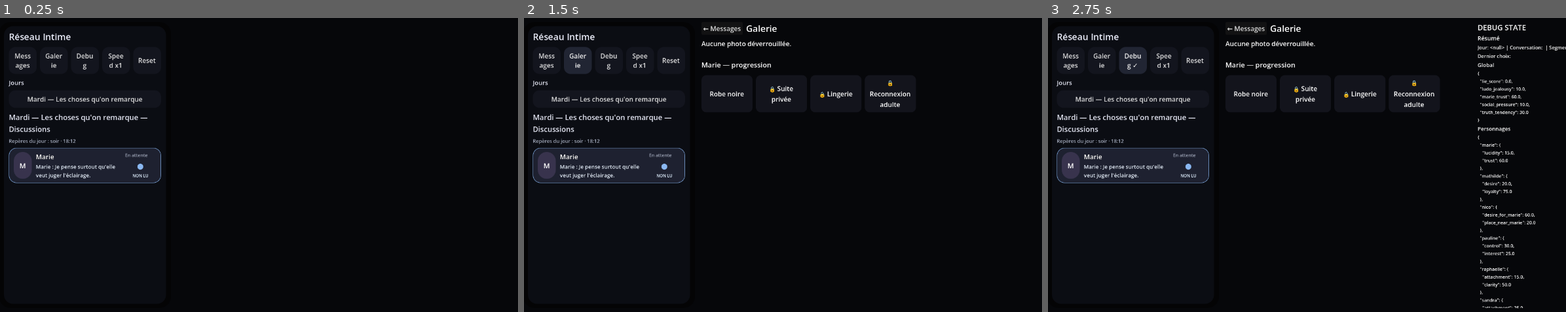
Above: before the commit, frames 1-3 (left to right).
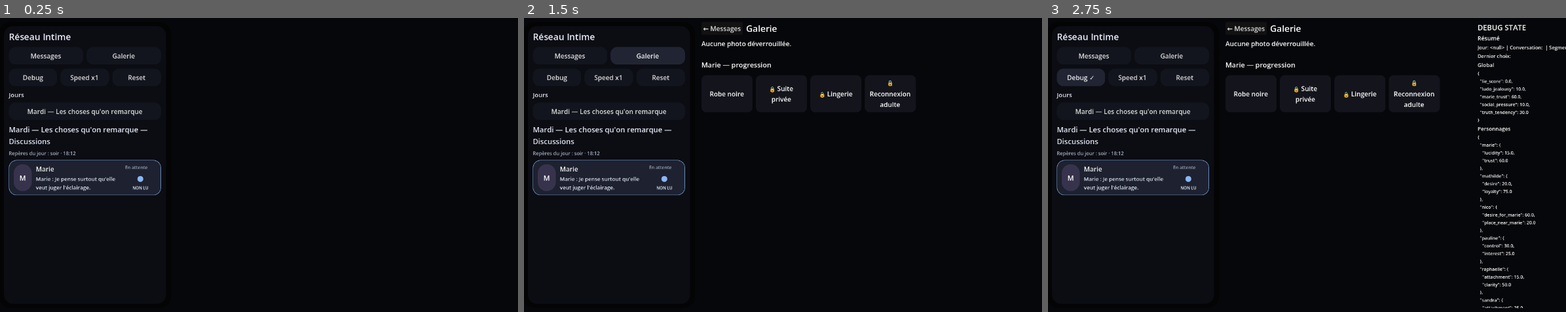
Above: after the commit, the same moments.

Repository: ludowww/reseau-intime
Game: Godot game, scene res://scenes/Main.tscn
The game is run twice, just before and just after one commit, with the same random seed, the same clock (stepped at 60 frames per second) and the same inputs.
Inputs:
- Up to frame 1 (0.25 s): no input
- Up to frame 2 (1.5 s): click "Messages" at 0.5 s; click "Galerie" at 1.25 s
- Up to frame 3 (2.75 s): click "Debug" at 2 s

The runs differ from the first frame. In frame 1, 4.5% of the frame differs, in the area x 1-32%, y 12-61%; in frame 2, 4.7%; in frame 3, 4.9%, in the area x 1-32%, y 10-61%.

Commit message:
fix(v0.95): polish gallery navigation and refresh

Diff:
--- a/game/scripts/ui/PhonePrototypeV095.gd
+++ b/game/scripts/ui/PhonePrototypeV095.gd
@@ -44,16 +44,31 @@
 	return GameState.ensure_story_ledger(NAMED_LEDGER_ID, _named_boundaries_defaults())
 
 func _add_home_navigation(parent: Node) -> void:
-	super._add_home_navigation(parent)
-	var nav: HBoxContainer = null
-	for child in parent.get_children():
-		if child is HBoxContainer:
-			nav = child
-	if nav == null:
-		return
-	gallery_button = _add_button(nav, "Galerie")
-	nav.move_child(gallery_button, mini(1, nav.get_child_count() - 1))
+	var title := Label.new()
+	title.text = "Réseau Intime"
+	title.add_theme_font_size_override("font_size", 22)
+	title.add_theme_color_override("font_color", Color(0.92, 0.93, 0.98))
+	parent.add_child(title)
+
+	var primary_nav := HBoxContainer.new()
+	primary_nav.add_theme_constant_override("separation", 8)
+	primary_nav.size_flags_horizontal = Control.SIZE_EXPAND_FILL
+	parent.add_child(primary_nav)
+	var messages_button := _add_button(primary_nav, "Messages")
+	messages_button.pressed.connect(func(): _focus_messages())
+	gallery_button = _add_button(primary_nav, "Galerie")
 	gallery_button.pressed.connect(func(): _show_gallery())
+
+	var technical_nav := HBoxContainer.new()
+	technical_nav.add_theme_constant_override("separation", 8)
+	technical_nav.size_flags_horizontal = Control.SIZE_EXPAND_FILL
+	parent.add_child(technical_nav)
+	var debug_button := _add_button(technical_nav, "Debug")
+	debug_button.pressed.connect(func(): _toggle_debug(debug_button))
+	debug_speed_button = _add_button(technical_nav, _debug_speed_label())
+	debug_speed_button.pressed.connect(func(): _cycle_debug_speed())
+	var reset_button := _add_button(technical_nav, "Reset")
+	reset_button.pressed.connect(func(): GameState.reset_state(); conversation_view.reset_ui_state(); pending_conversation_ids.clear(); pending_thread_ids.clear(); unlocked_conversation_ids_by_day.clear(); unlocked_thread_ids_by_day.clear(); initialized_pending_days.clear(); _hide_notification(); _set_debug_speed_index(0); _render_conversations(current_day_value); debug_panel.refresh())
 
 func _build_layout() -> void:
 	super._build_layout()
